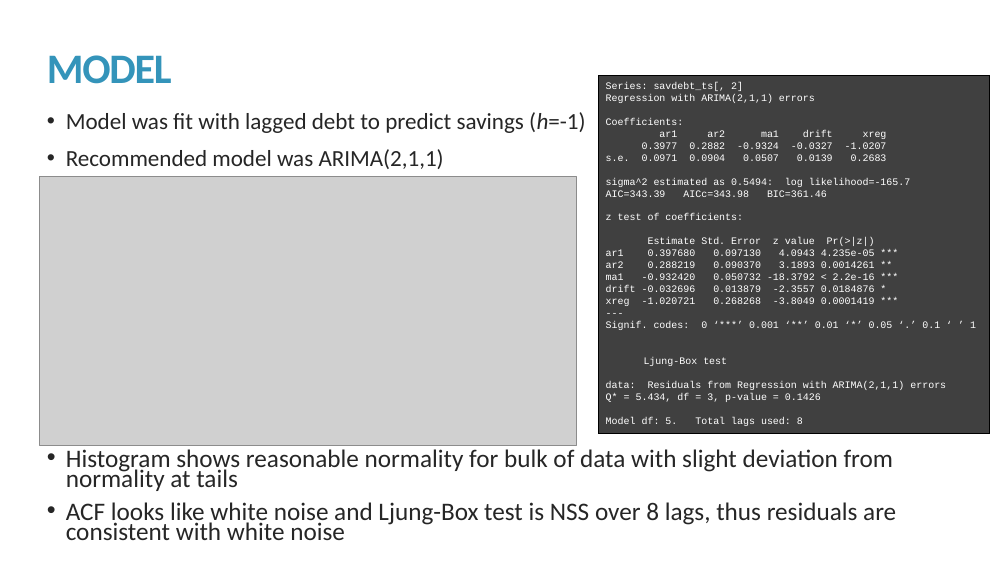
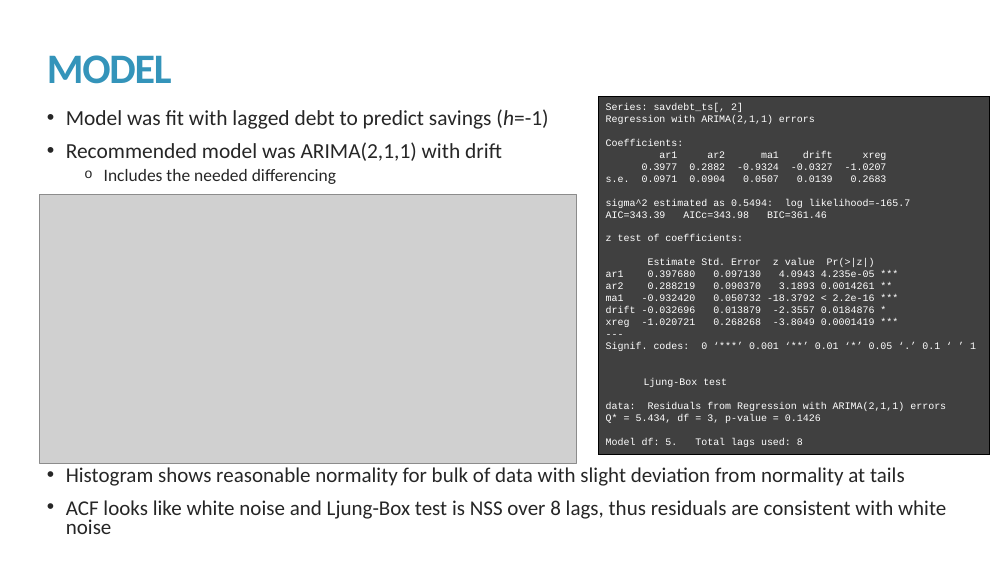
Before and after one commit to kmprioliPROF/MAT_8444_Final_Project, a slide deck: slide 14 of Prioli_Final_Proj.pptx. Drawn at 1008x567 pixels with LibreOffice and Linux fonts; fonts in the diff are those of the drawing; grey boxes stand for pictures. Boxes give left, top, right and bottom in pixels: in the first picture for what was removed or moved away, otherwise in the second. Text is boxed around its words. In the diff, an @@ line names an element or a change of style, - is before the commit and + after.

Commit message:
Updating text to reflect corrected savings vs debt analysis; minor tweaks to slides

```diff
--- a/Prioli_Final_Proj.pptx
+++ b/Prioli_Final_Proj.pptx
@@ text at <box>66,109,548,129</box>: size 22 to 20.4 pt in "Model was fit with lagged debt to ..."; line spacing 0.85 to 0.75 @@
@@ rectangle "Series: savdebt_ts[, 2]": place and size @@
-rectangle "Series: savdebt_ts[, 2]" at <box>598,76,989,434</box>
+rectangle "Series: savdebt_ts[, 2]" at <box>598,97,989,455</box>
@@ text at <box>66,142,502,184</box>: text changed; size 22 to 20.4 pt @@
-• Recommended model was ARIMA(2,1,1)
+• Recommended model was ARIMA(2,1,1) with drift
+  o Includes the needed differencing
@@ picture: place and size @@
-picture at <box>39,177,577,446</box>
+picture at <box>39,194,577,464</box>
@@ text "Histogram shows reasonable normality for ...": place and size @@
-text "Histogram shows reasonable normality for ..." at <box>66,449,896,540</box>
+text "Histogram shows reasonable normality for ..." at <box>66,467,946,534</box>
@@ text "Histogram shows reasonable normality for ..." at <box>66,467,946,534</box>: size 24 to 20 pt; line spacing 0.65 to 0.75 @@
```
Also in this commit, not shown: 1 other slide changed, 2 other files.
